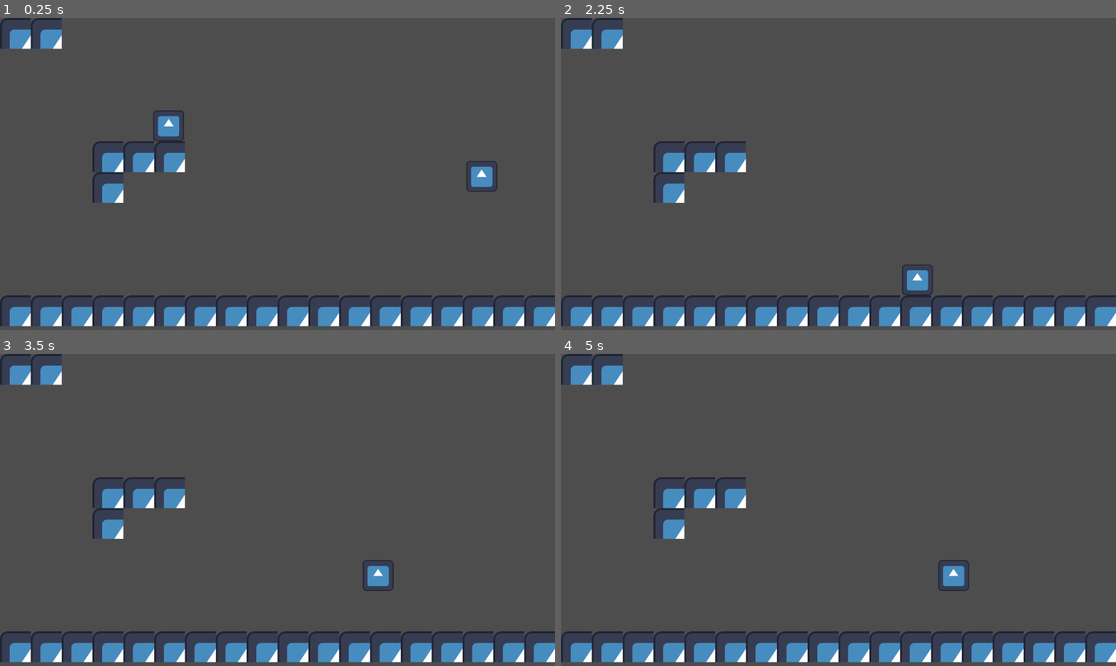
Above: before the commit, frames 1-4 (two rows, left to right).
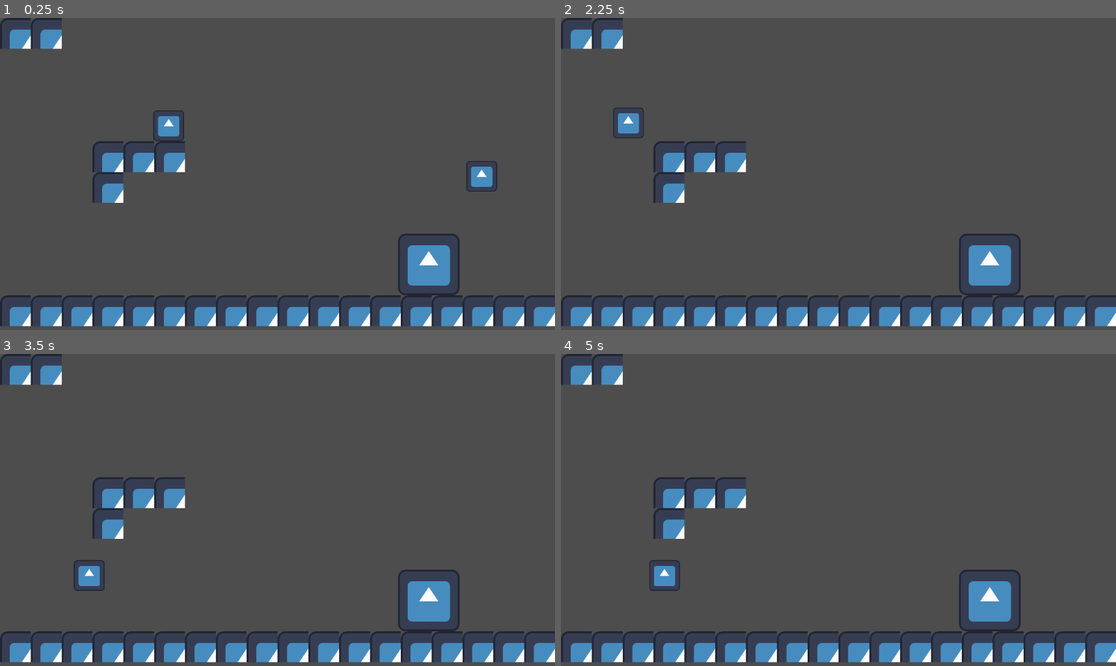
Above: after the commit, the same moments.

Repository: piksalchaos/Dreaming-Divergence
Game: Godot game, scene res://scenes/test_level.tscn
The game is run twice, just before and just after one commit, with the same random seed, the same clock (stepped at 60 frames per second) and the same inputs. This scene is started directly instead of the project's main scene. The engine's default icon, where the game draws it, is replaced by a stand-in: a white triangle on a blue panel in a dark square.
Inputs:
- Up to frame 1 (0.25 s): no input
- Up to frame 2 (2.25 s): hold D (move_right) 0.53-2.03 s; tap Space (move_jump) at 0.77, 1.52 s; hold A (move_left) from 2.03 s (still down)
- Up to frame 3 (3.5 s): release A (move_left) at 2.78 s; hold D (move_right) from 2.78 s (still down); tap Space (move_jump) at 3.02 s
- Up to frame 4 (5 s): tap Space (move_jump) at 3.77, 4.52 s; release D (move_right) at 4.28 s; hold A (move_left) from 4.28 s (still down)

The runs differ from the first frame. In frame 1, 1.3% of the frame differs, in the area x 71-83%, y 69-89%; in frame 2, 1.9%; in frame 3, 1.9%, in the area x 13-83%, y 66-89%; in frame 4, 1.9%.

Commit message:
Portal :)
adds the portal obstacle

Diff:
--- /dev/null
+++ b/portal.gd
@@ -0,0 +1,10 @@
+extends Area2D
+
+@export var teleport_position: Vector2
+
+func _on_body_entered(body: Node2D) -> void:
+	if body is not Player:
+		return
+	print("Portal")
+	body.global_position = teleport_position
+	pass # Replace with function body.
--- /dev/null
+++ b/scenes/portal.tscn
@@ -0,0 +1,20 @@
+[gd_scene load_steps=4 format=3 uid="uid://chmpklgegy66a"]
+
+[ext_resource type="Script" path="res://portal.gd" id="1_c55g8"]
+[ext_resource type="Texture2D" uid="uid://dn6628dggx1f6" path="res://icon.svg" id="2_liw6w"]
+
+[sub_resource type="CircleShape2D" id="CircleShape2D_wic03"]
+radius = 64.0
+
+[node name="Portal" type="Area2D"]
+script = ExtResource("1_c55g8")
+teleport_position = Vector2(200, 200)
+
+[node name="Sprite2D" type="Sprite2D" parent="."]
+texture = ExtResource("2_liw6w")
+
+[node name="CollisionShape2D" type="CollisionShape2D" parent="."]
+shape = SubResource("CircleShape2D_wic03")
+debug_color = Color(0.783575, 0.400389, 0.455178, 0.42)
+
+[connection signal="body_entered" from="." to="." method="_on_body_entered"]
--- a/scenes/test_level.tscn
+++ b/scenes/test_level.tscn
@@ -1,7 +1,8 @@
-[gd_scene load_steps=3 format=4 uid="uid://dl6akbg7sgo5q"]
+[gd_scene load_steps=4 format=4 uid="uid://dl6akbg7sgo5q"]
 
-[ext_resource type="TileSet" uid="uid://itdcv68mp20x" path="res://scenes/tile_set.tres" id="1_bl60q"]
+[ext_resource type="TileSet" uid="uid://cx8c4gf4eg0a8" path="res://scenes/tile_set.tres" id="1_bl60q"]
 [ext_resource type="PackedScene" uid="uid://df8yprbv6s7ll" path="res://scenes/player.tscn" id="2_8ek7u"]
+[ext_resource type="PackedScene" uid="uid://chmpklgegy66a" path="res://scenes/portal.tscn" id="3_3ttsd"]
 
 [node name="TileMapLayer" type="TileMapLayer"]
 tile_map_data = PackedByteArray("AAAAAP//AQAAAAAAAAAAAAAAAQAAAAAAAAD//wAAAQAAAAAAAAD/////AQAAAAAAAAABAP//AQAAAAAAAAABAA …(480 unchanged characters)…
@@ -12,3 +13,6 @@
 
 [node name="Player2" parent="." instance=ExtResource("2_8ek7u")]
 position = Vector2(1000, 300)
+
+[node name="Portal" parent="." instance=ExtResource("3_3ttsd")]
+position = Vector2(890, 512)
--- a/scripts/player.gd
+++ b/scripts/player.gd
@@ -1,6 +1,4 @@
-class_name Player
-
-extends CharacterBody2D
+class_name Player extends CharacterBody2D
 
 
 const SPEED = 300.0
--- /dev/null
+++ b/scripts/portal.gd
@@ -0,0 +1,9 @@
+class_name Portal extends Area2D
+
+@export var teleport_position: Vector2
+func _on_body_entered(body: Node2D) -> void:
+	if body is not Player:
+		return
+	print("Portal")
+	body.global_position = teleport_position
+	pass # Replace with function body.
